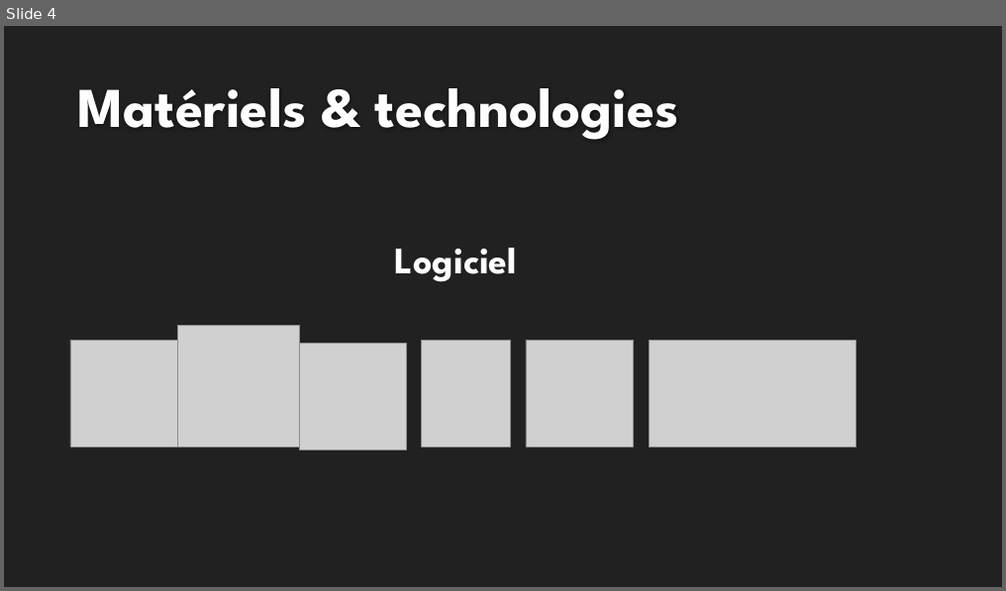
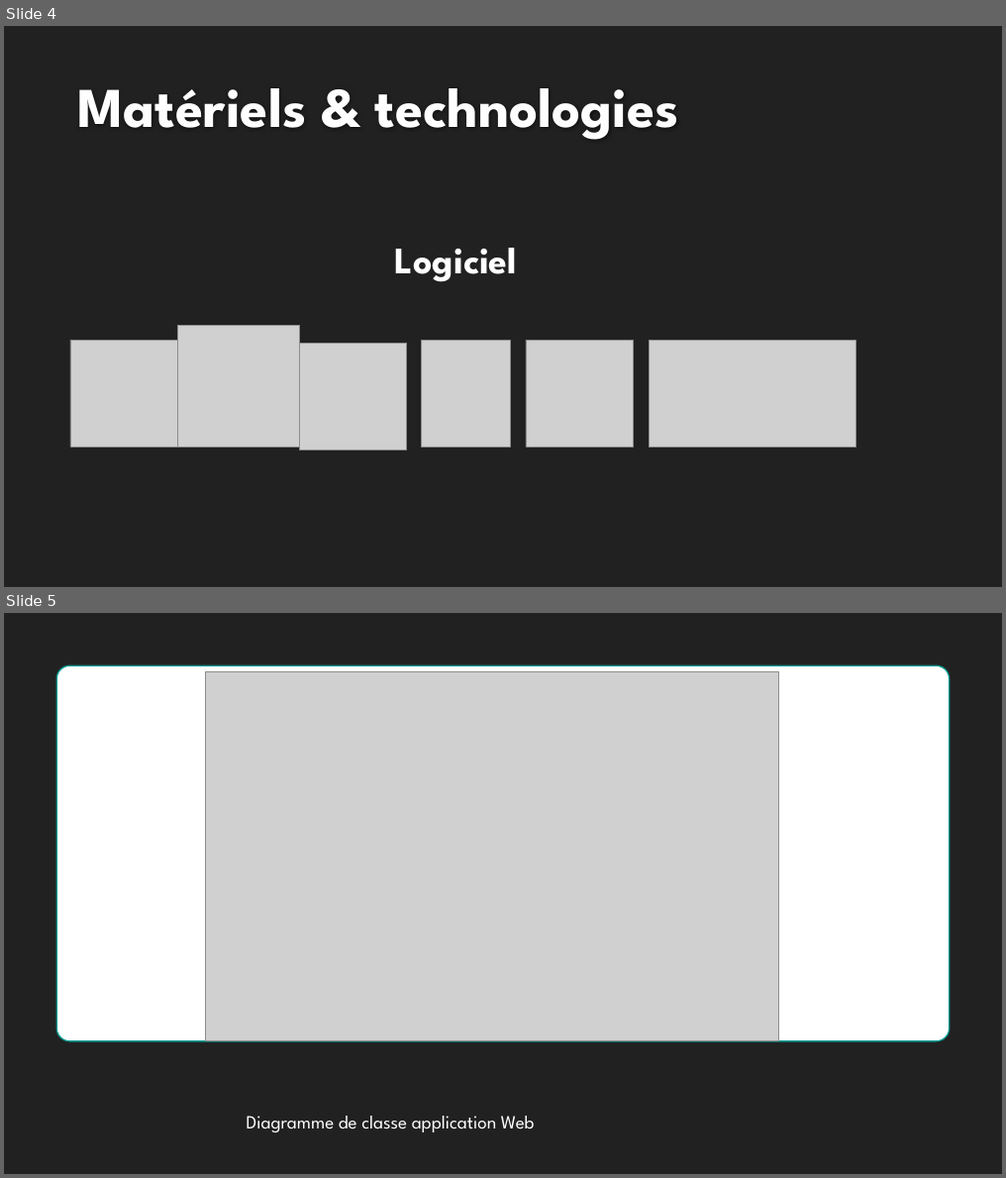
Before and after one commit to Wyrrain/Projet_Bts, a slide deck: Revue n2/Presentation du projet SFL2 (Maxime) Revue 2.pptx. Shown one above the other, each under a label of ours: slide 4 before the commit, slides 4 and 5 after it. The pictures are 1006x591 and 1006x1178 pixels, drawn with LibreOffice and Linux fonts; fonts in the diff are those of the drawing; grey boxes stand for pictures; background and template pictures are left out. Boxes give left, top, right and bottom in pixels: in the first picture for what was removed or moved away, otherwise in the second. Text is boxed around its words. In the diff, an @@ line names an element or a change of style, - is before the commit and + after.

```diff
--- a/Revue n2/Presentation du projet SFL2 (Maxime) Revue 2.pptx
+++ b/Revue n2/Presentation du projet SFL2 (Maxime) Revue 2.pptx
@@ slide 5 added at (x1=4, y1=613, x2=1002, y2=1174), background picture (left out) @@
@@ rounded rectangle added at (x1=56, y1=665, x2=949, y2=1042), fill #FFFFFF, outline #00948C 1.25 pt @@
@@ picture added at (x1=205, y1=672, x2=779, y2=1042) @@
@@ text added at (x1=247, y1=1116, x2=535, y2=1133), 18 pt, text #FFFFFF @@
+Diagramme de classe application Web
```
Also in this commit, not shown: 13 other slides added, 18 other files.
